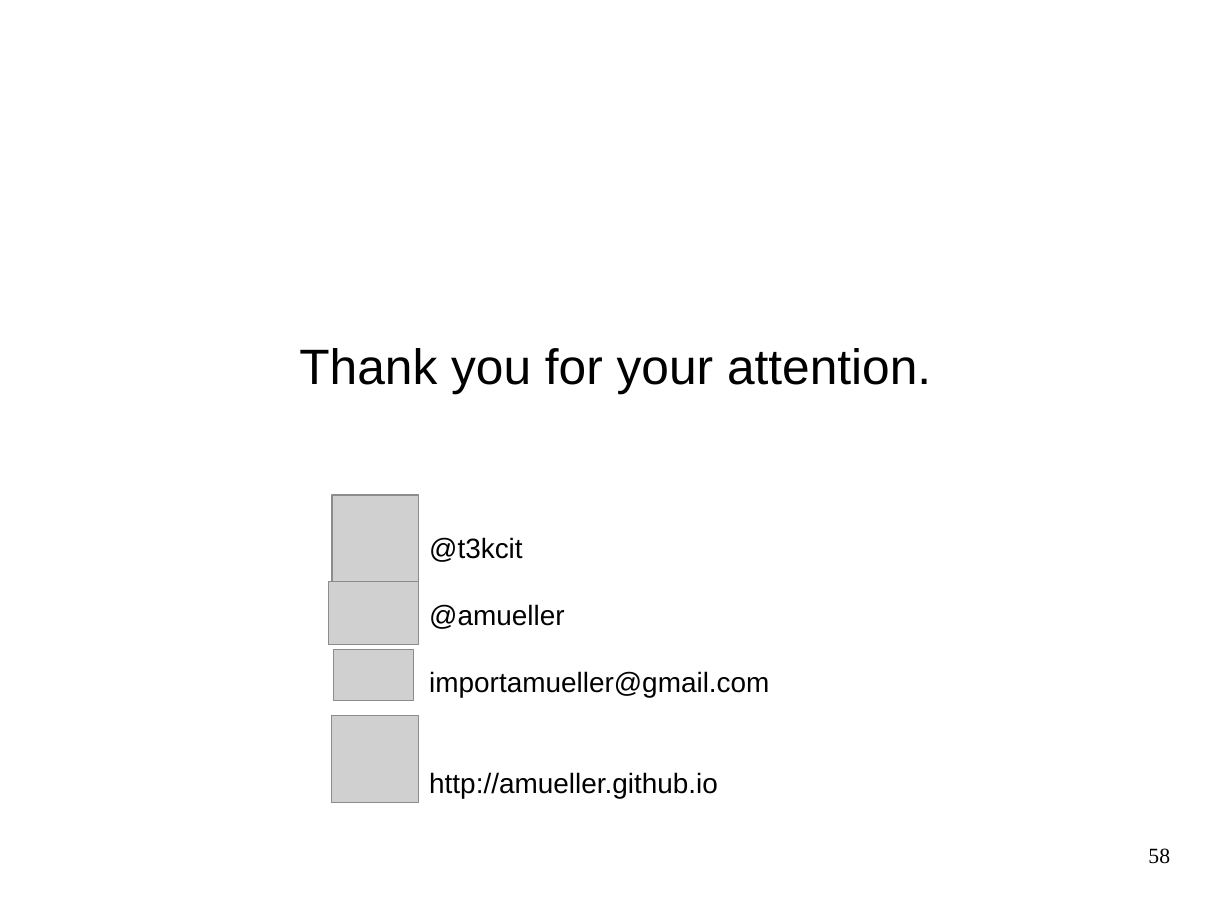
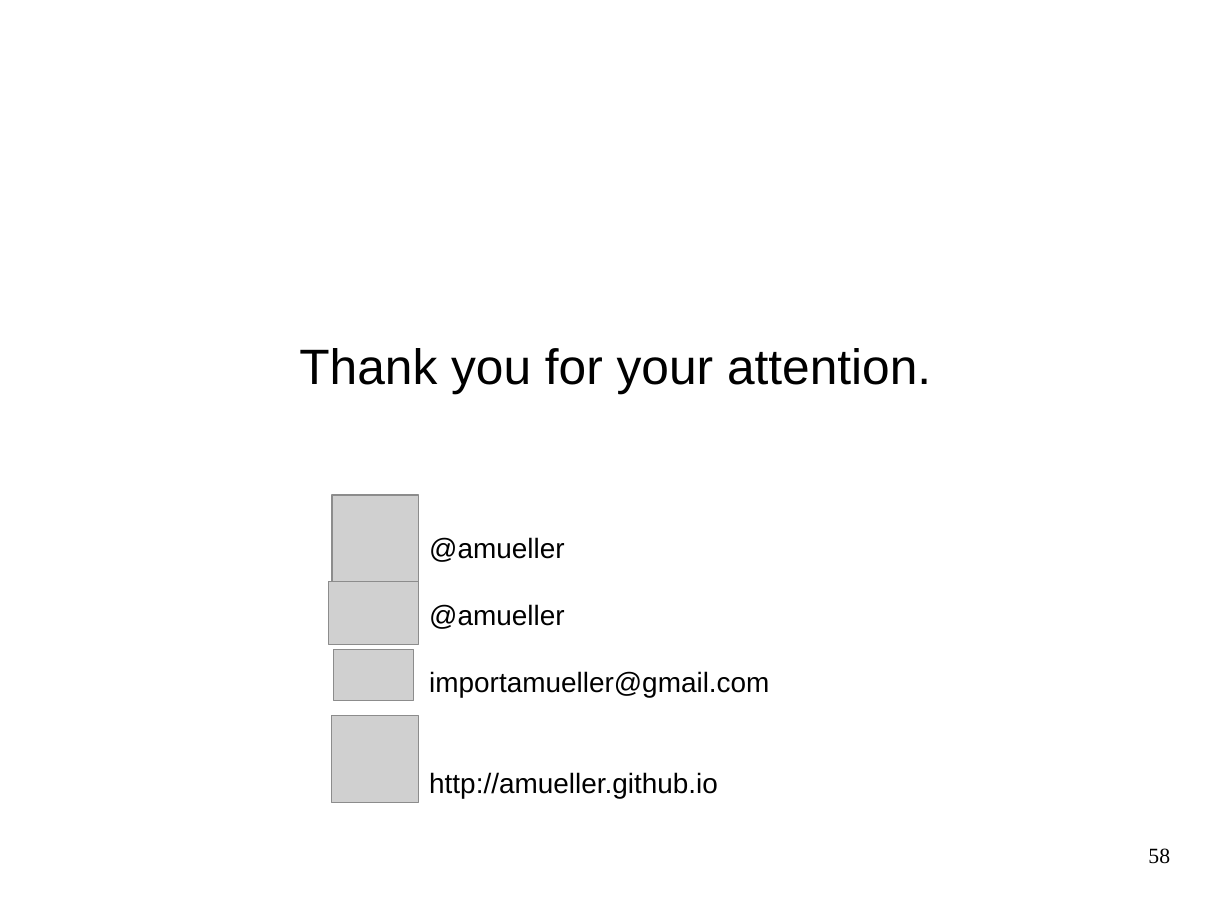
Before and after one commit to amueller/odscon-sf-2015, a slide deck: slide 58 of machine-learning-with-scikit-learn-odscon-SF-2015.odp. Drawn at 1232x924 pixels with LibreOffice and Linux fonts; fonts in the diff are those of the drawing; grey boxes stand for pictures. Boxes give left, top, right and bottom in pixels: in the first picture for what was removed or moved away, otherwise in the second. Text is boxed around its words. In the diff, an @@ line names an element or a change of style, - is before the commit and + after.

```diff
--- a/machine-learning-with-scikit-learn-odscon-SF-2015.odp
+++ b/machine-learning-with-scikit-learn-odscon-SF-2015.odp
@@ text at (429, 537, 564, 562): text changed @@
-@t3kcit
+@amueller
```
Also in this commit, not shown: 2 other slides changed.
